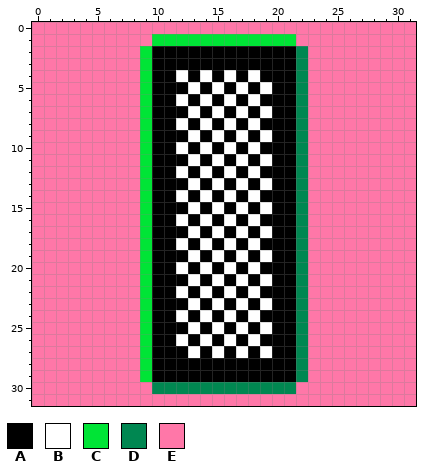
Edited in one commit: pixel-art sprite (src/images/cards/large/Large_Card_Spinning_05.png). That is the earlier state.
The file is 32x32 pixels. Colours within 5 levels of each other are drawn and written as one.
Palette (. is transparent): A #000000  B #ffffff  C #00e436  D #008751  E #ff77a8
New version:
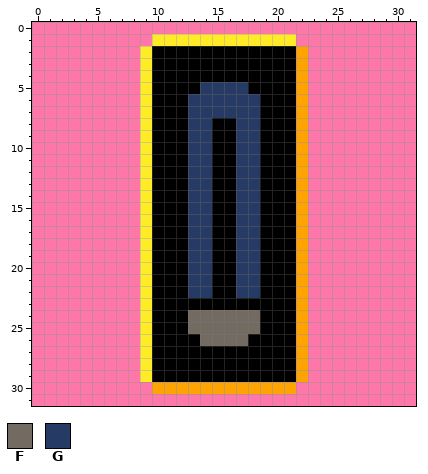
Colours new in this view: F #736a62  G #263a66
Author's note on the commit: Large Tomb card gfx update
Change:
@@ palette @@
-C #00e436
+C #ffec27
-D #008751
+D #ffa300
@@ x 10..21 @@
  3 AAAAAAAAAAAA
- 4 AABABABABAAA
- 5 AAABABABABAA
- 6 AABABABABAAA
- 7 AAABABABABAA
- 8 AABABABABAAA
- 9 AAABABABABAA
-10 AABABABABAAA
-11 AAABABABABAA
-12 AABABABABAAA
-13 AAABABABABAA
-14 AABABABABAAA
-15 AAABABABABAA
-16 AABABABABAAA
-17 AAABABABABAA
-18 AABABABABAAA
-19 AAABABABABAA
-20 AABABABABAAA
-21 AAABABABABAA
-22 AABABABABAAA
-23 AAABABABABAA
-24 AABABABABAAA
-25 AAABABABABAA
-26 AABABABABAAA
-27 AAABABABABAA
+ 4 AAAAAAAAAAAA
+ 5 AAAAGGGGAAAA
+ 6 AAAGGGGGGAAA
+ 7 AAAGGGGGGAAA
+ 8 AAAGGAAGGAAA
+ 9 AAAGGAAGGAAA
+10 AAAGGAAGGAAA
+11 AAAGGAAGGAAA
+12 AAAGGAAGGAAA
+13 AAAGGAAGGAAA
+14 AAAGGAAGGAAA
+15 AAAGGAAGGAAA
+16 AAAGGAAGGAAA
+17 AAAGGAAGGAAA
+18 AAAGGAAGGAAA
+19 AAAGGAAGGAAA
+20 AAAGGAAGGAAA
+21 AAAGGAAGGAAA
+22 AAAGGAAGGAAA
+23 AAAAAAAAAAAA
+24 AAAFFFFFFAAA
+25 AAAFFFFFFAAA
+26 AAAAFFFFAAAA
+27 AAAAAAAAAAAA
 28 AAAAAAAAAAAA
